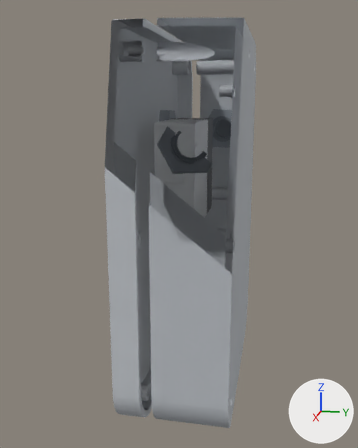
The glTF model docs/assets/3d_files/nebuleair_pro/nebuleair_pro_WP13-18-5G_v1.glb as it was, and as the next commit left it.
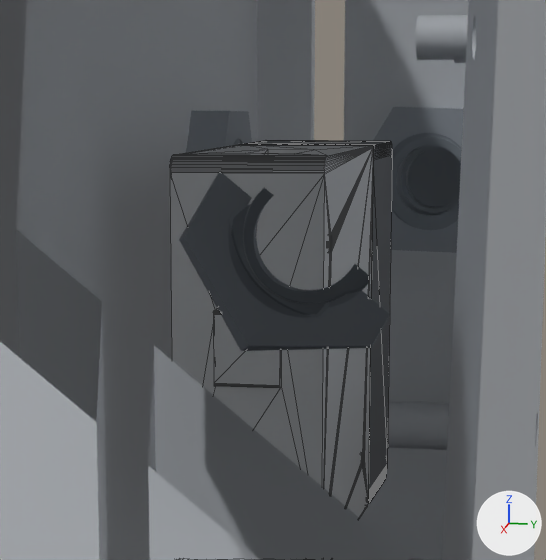
Each version appears first whole from a 50 mm camera at (0.2485, 0.0433, 0.0556) aimed at (0.0022, -0.006, -0.006), and next in a close-up on the part from 31% to 71% of the width and 18% to 51% of the height. The lights are fixed; the arrows at lower right show +X, +Y and +Z. The last two pictures show the newer version. The close-ups show mesh edges as thin lines. Everything nearer to the camera than a plane just in front of the edit is cut away. Where no turn or scale is listed for an object, it has been applied to the vertices.

The older version as bpy lines, for what is in view:
```python
me_airvent_gauche_capot = bpy.data.meshes.new('airvent_gauche_capot')
me_airvent_gauche_capot.from_pydata(...)  # 3081 vertices, 6162 faces; spans x -0.075..-0.056, y -0.0305..-0.0055, z 0.02..0.0525
me_airvent_gauche_capot.materials.append(mat_material_3)  # grey #747d85
me_nextpm_metal = bpy.data.meshes.new('nextpm_metal')
me_nextpm_metal.from_pydata(...)  # 618 vertices, 1232 faces; spans x -0.0101..0.031, y -0.0338..-0.0154, z -0.0055..0.047
me_nextpm_metal.materials.append(mat_material_5)  # light grey #d8dbde
me_nextpm_noir = bpy.data.meshes.new('nextpm_noir')
me_nextpm_noir.from_pydata(...)  # 700 vertices, 1396 faces; spans x -0.031..-0.0078, y -0.039..-0.0154, z -0.003..0.047
me_nextpm_noir.materials.append(mat_material_6)  # dark grey #63666a
ob_airvent_gauche_capot = bpy.data.objects.new('airvent_gauche_capot', me_airvent_gauche_capot)
ob_airvent_gauche_capot.location = (0.0, 0.0275, 0.0)
ob_nextpm_metal = bpy.data.objects.new('nextpm_metal', me_nextpm_metal)
ob_nextpm_metal.location = (0.0, 0.0221, 0.0)
ob_nextpm_noir = bpy.data.objects.new('nextpm_noir', me_nextpm_noir)
ob_nextpm_noir.location = (0.0, 0.0221, 0.0)
# also in view: 'airvent_droite_ecrou' at (0.0593, 0.0095, 0.04); 'airvent_avant_ecrou' at (-0.0219, -0.0172, 0.04); 'airvent_droite_capot' at (0.0655, 0.0095, 0.0362); 'airvent_gauche_ecrou' at (-0.0593, 0.0095, 0.04); 'boitier_couvercle' at (0.0, -0.0169, 0.0)
```
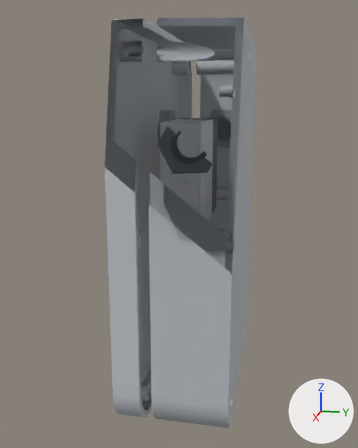
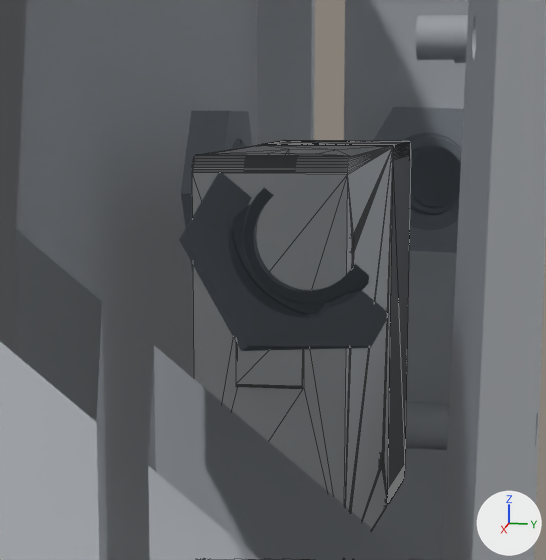
Edits to the scene script, one JSON object a line:
```json
{"op": "set", "path": "ob_nextpm_metal.location", "old": "(0.0, 0.0221, 0.0)", "new": "(0.0, 0.0248, 0.0)"}
{"op": "set", "path": "ob_nextpm_noir.location", "old": "(0.0, 0.0221, 0.0)", "new": "(0.0, 0.0248, 0.0)"}
```

What differs and where, as boxes [x1, y1, x2, y2] in the close-ups (546 x 560 px):
```json
{"object": "nextpm_metal", "change": "moved", "before": [170, 145, 373, 518], "after": [192, 145, 393, 529]}
{"object": "nextpm_noir", "change": "moved", "before": [243, 140, 392, 503], "after": [262, 140, 411, 503]}
```
